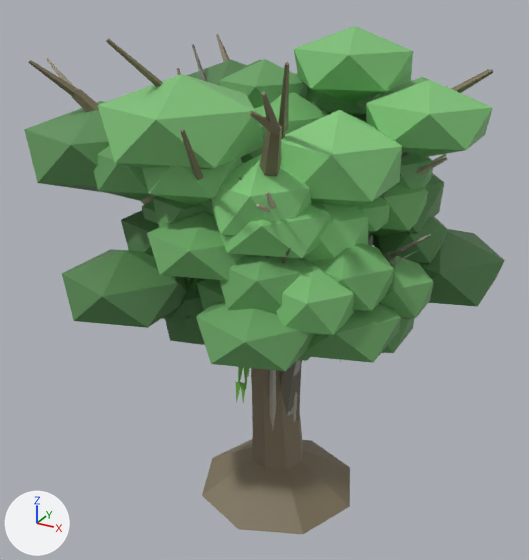
An edit to the glTF model art-src/environment/trees-amazonia.glb, drawn before and after from the same camera.
Before and after are seen from a 50 mm camera at (5.72, -10.98, 10.01) aimed at (-0.34, 0.04, 4.5). The axes (+X, +Y, +Z) are drawn at lower left. The lights are the same throughout. The first picture is the older version.

Names of what the first picture shows: 'acai', 'andiroba', 'castanheira', 'seringueira', 'seringueira-dead', 'sumauma', 'sumauma-dead' and 2 more.
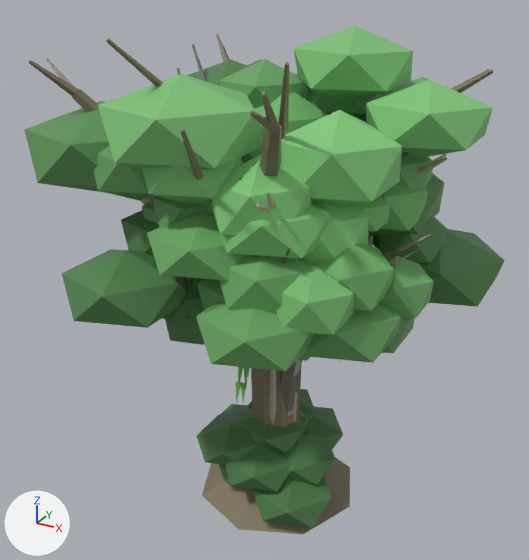
The change, as a list of edits to the scene's bpy script:
```text
Add me_bush_amazonia_waist_b:
    me_bush_amazonia_waist_b.from_pydata(...)  # 96 vertices, 160 faces; spans x -1.15..1.15, y -1.2..1.2, z 0.0..1.0
    me_bush_amazonia_waist_b.materials.append(mat_defaultmaterial_009)
Add me_bush_amazonia_head_b:
    me_bush_amazonia_head_b.from_pydata(...)  # 120 vertices, 200 faces; spans x -1.5..1.5, y -1.45..1.45, z 0.0..1.8
    me_bush_amazonia_head_b.materials.append(mat_defaultmaterial_005)
Add me_bush_amazonia_head_a:
    me_bush_amazonia_head_a.from_pydata(...)  # 108 vertices, 180 faces; spans x -1.2..1.2, y -1.18..1.18, z 0.0..1.8
    me_bush_amazonia_head_a.materials.append(mat_defaultmaterial_004)
Add ob_bush_amazonia_waist_b:
    ob_bush_amazonia_waist_b = bpy.data.objects.new('bush-amazonia-waist-b', me_bush_amazonia_waist_b)
    ob_bush_amazonia_waist_b.location = (0.0, 0.0, 0.0)
Add ob_bush_amazonia_head_b:
    ob_bush_amazonia_head_b = bpy.data.objects.new('bush-amazonia-head-b', me_bush_amazonia_head_b)
    ob_bush_amazonia_head_b.location = (0.0, 0.0, 0.0)
Add ob_bush_amazonia_head_a:
    ob_bush_amazonia_head_a = bpy.data.objects.new('bush-amazonia-head-a', me_bush_amazonia_head_a)
    ob_bush_amazonia_head_a.location = (0.0, 0.0, 0.0)
```

Where the change shows, as pixel boxes [x1, y1, x2, y2] in the pictures (529 x 560 px):
'bush-amazonia-head-b', added (green): after [196, 389, 343, 528]
'bush-amazonia-head-a', added (mostly hidden): after [234, 408, 320, 498]
'bush-amazonia-waist-b', added (mostly hidden): after [218, 464, 231, 484]
